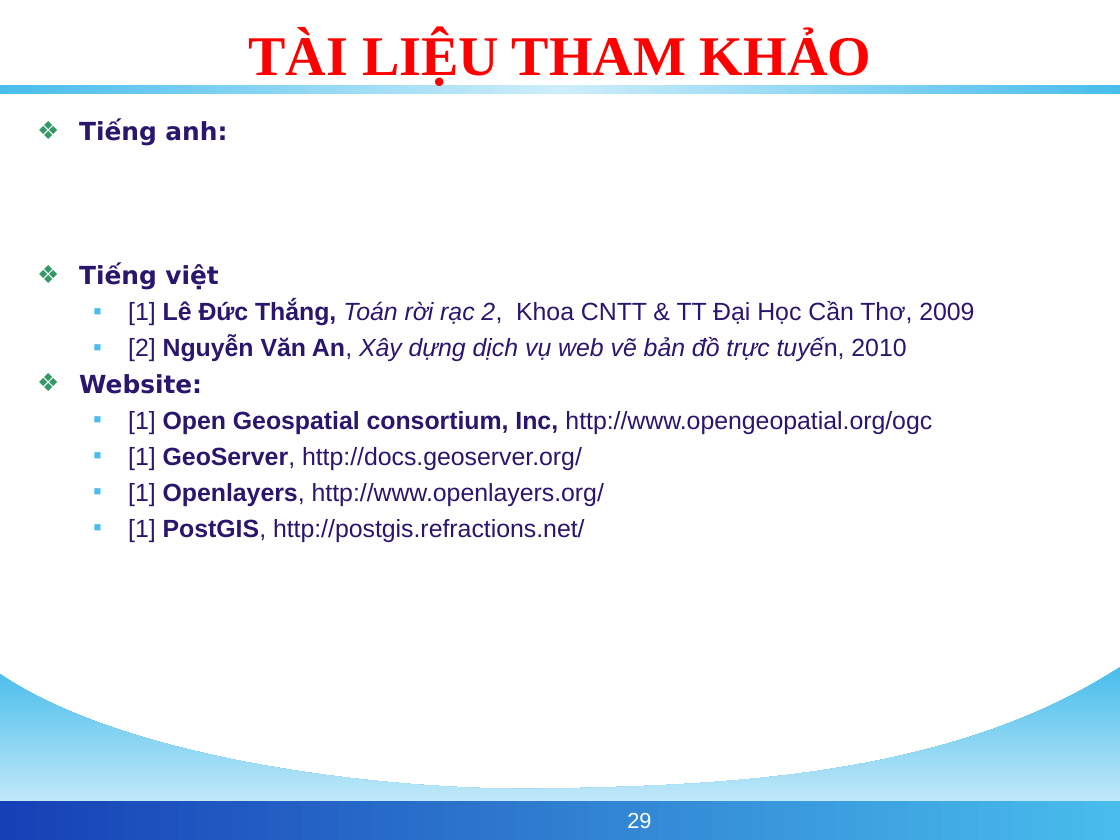
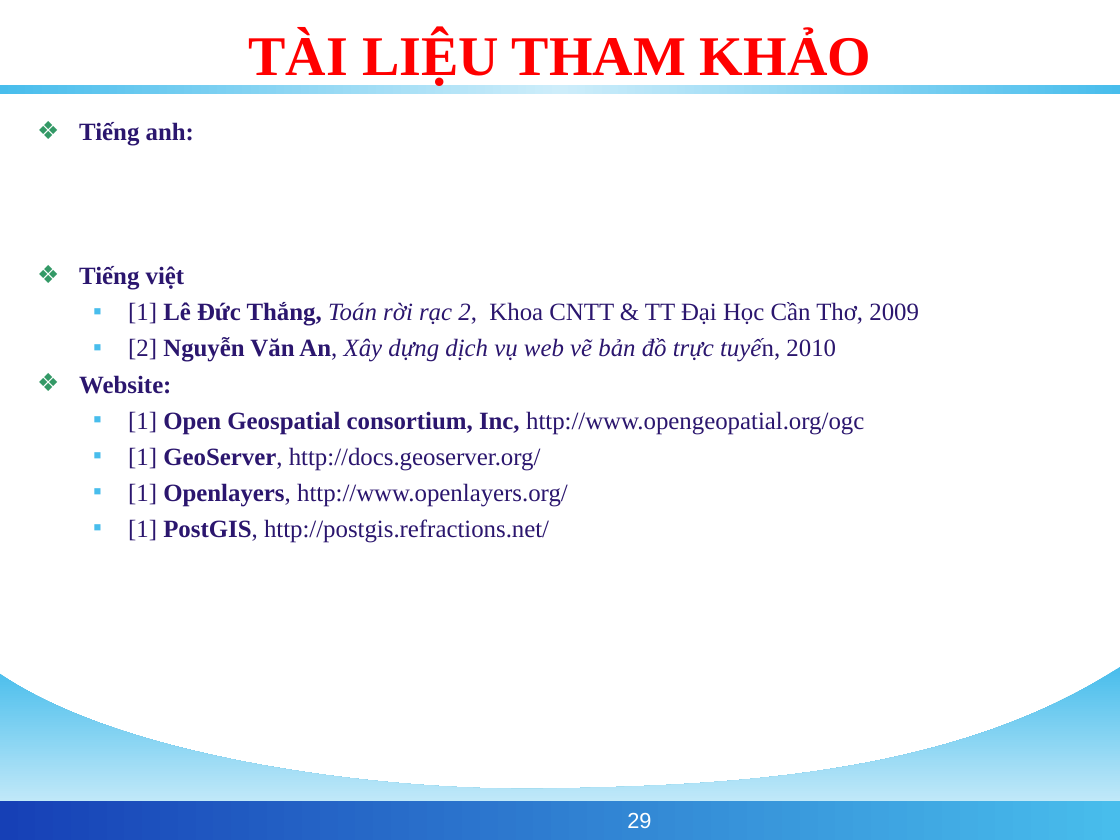
Before and after one commit to phamngsinh/cantho-webgis, a slide deck: slide 29 of Document/Bao Cao/BaoCaoLuanVan.ppt. Drawn at 1120x840 pixels with LibreOffice and Linux fonts; fonts in the diff are those of the drawing; background and template pictures are left out. Boxes give left, top, right and bottom in pixels: in the first picture for what was removed or moved away, otherwise in the second. Text is boxed around its words. In the diff, an @@ line names an element or a change of style, - is before the commit and + after.

```diff
--- a/Document/Bao Cao/BaoCaoLuanVan.ppt
+++ b/Document/Bao Cao/BaoCaoLuanVan.ppt
@@ text "Tiếng anh:" at (79,122,919,543): font DejaVu Sans to Times New Roman in "Tiếng anh:", "Tiếng việt", "Website:"; font Arial to Times New Roman @@
```
